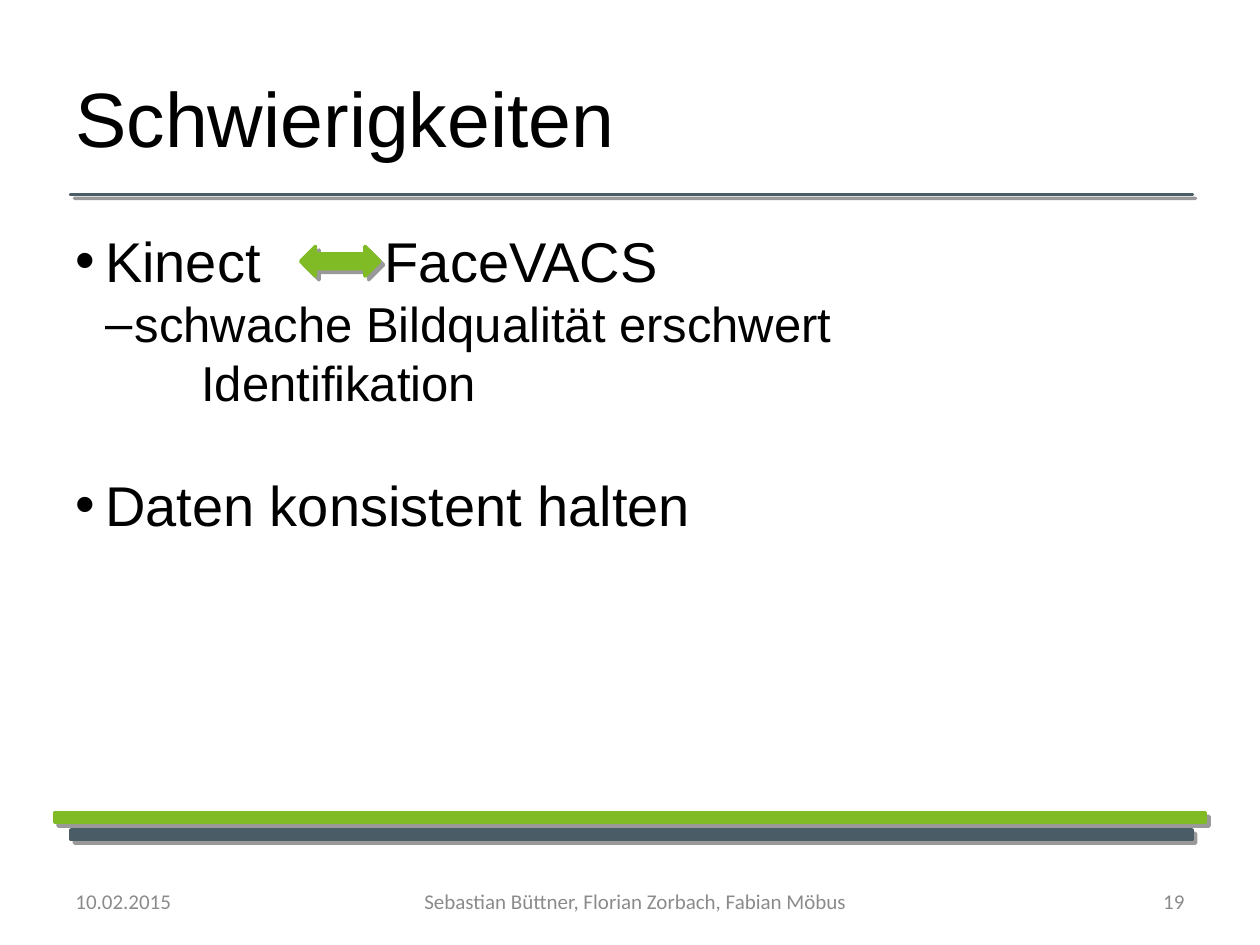
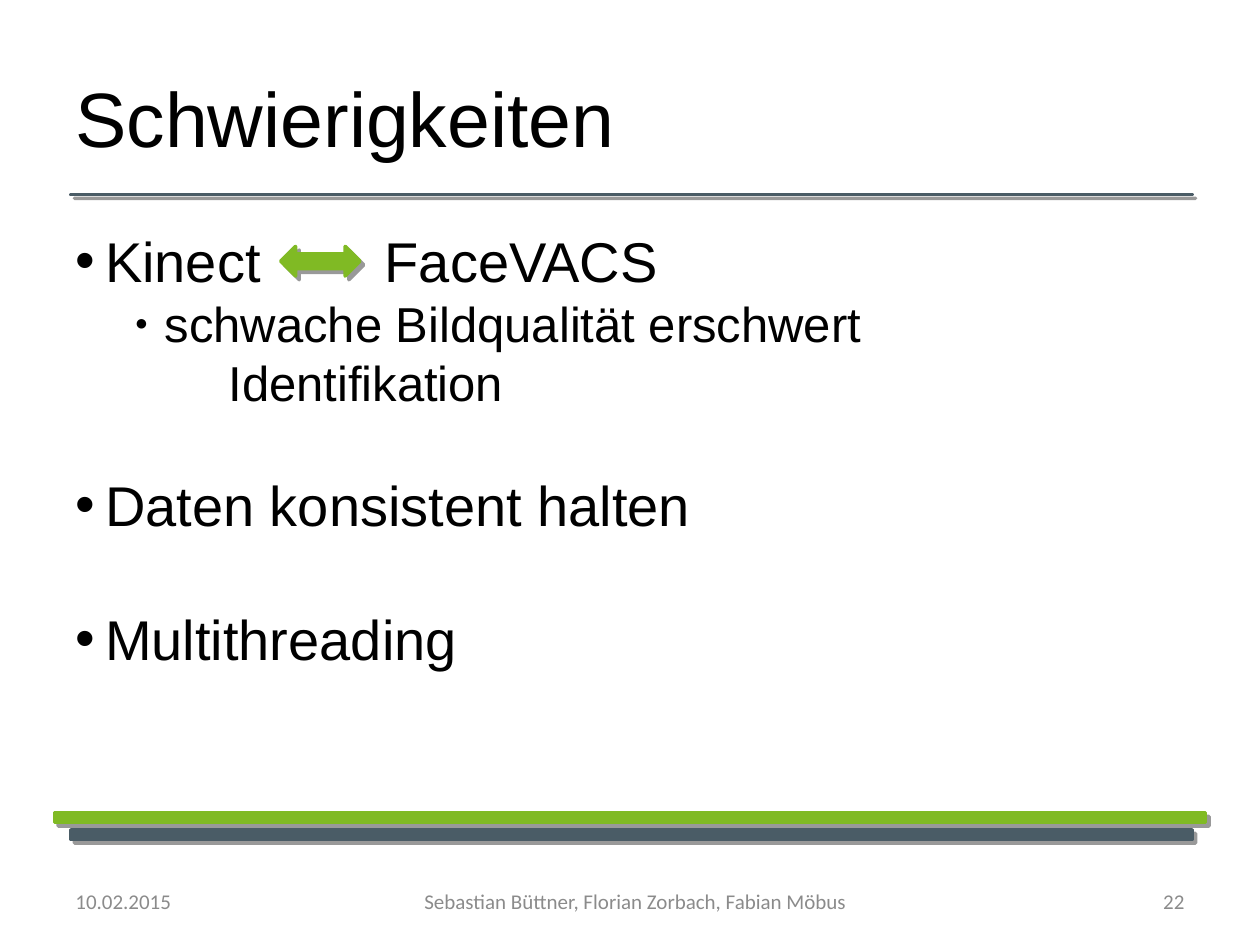
Before and after one commit to YoloSoftDE/YoloTrack, a slide deck: slide 22 of Documentation/Biometrie_praesentation.odp (slide 19 before the commit). Drawn at 1260x945 pixels with LibreOffice and Linux fonts; fonts in the diff are those of the drawing; background and template pictures are left out. Boxes give left, top, right and bottom in pixels: in the first picture for what was removed or moved away, otherwise in the second. Text is boxed around its words. In the diff, an @@ line names an element or a change of style, - is before the commit and + after.

```diff
--- a/Documentation/Biometrie_praesentation.odp
+++ b/Documentation/Biometrie_praesentation.odp
@@ left right arrow: place and size @@
-left right arrow at (301,247,381,277)
+left right arrow at (281,247,360,277)
@@ text at (165,306,861,353): bullet – to ●; list level 2 to 3 in "schwache Bildqualität erschwert" @@
@@ text at (105,619,457,671): paragraph added @@
+• Multithreading
@@ page number at (1163,895,1184,909): text changed @@
-19
+22
```
Also in this commit, not shown: 12 other slides changed, 3 slides added.
